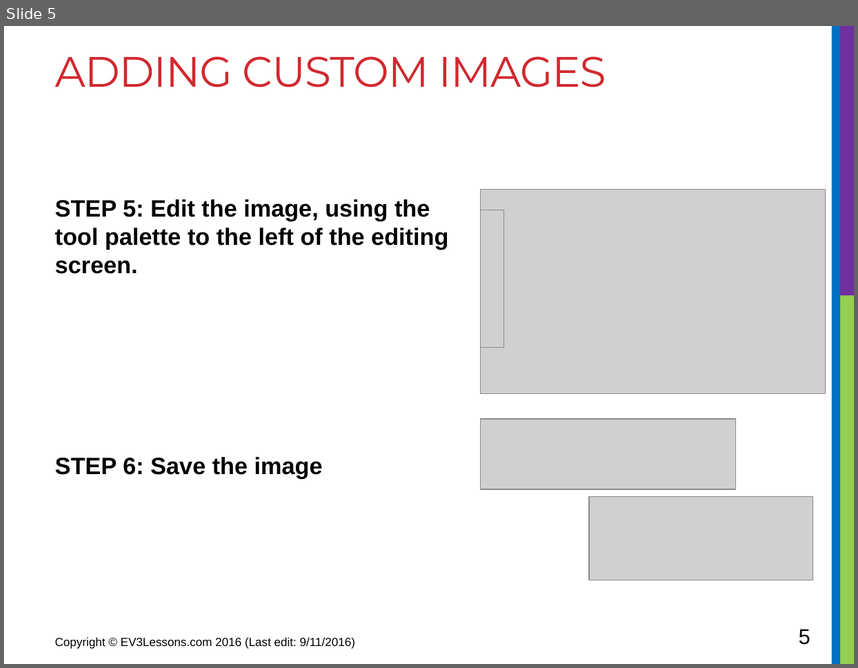
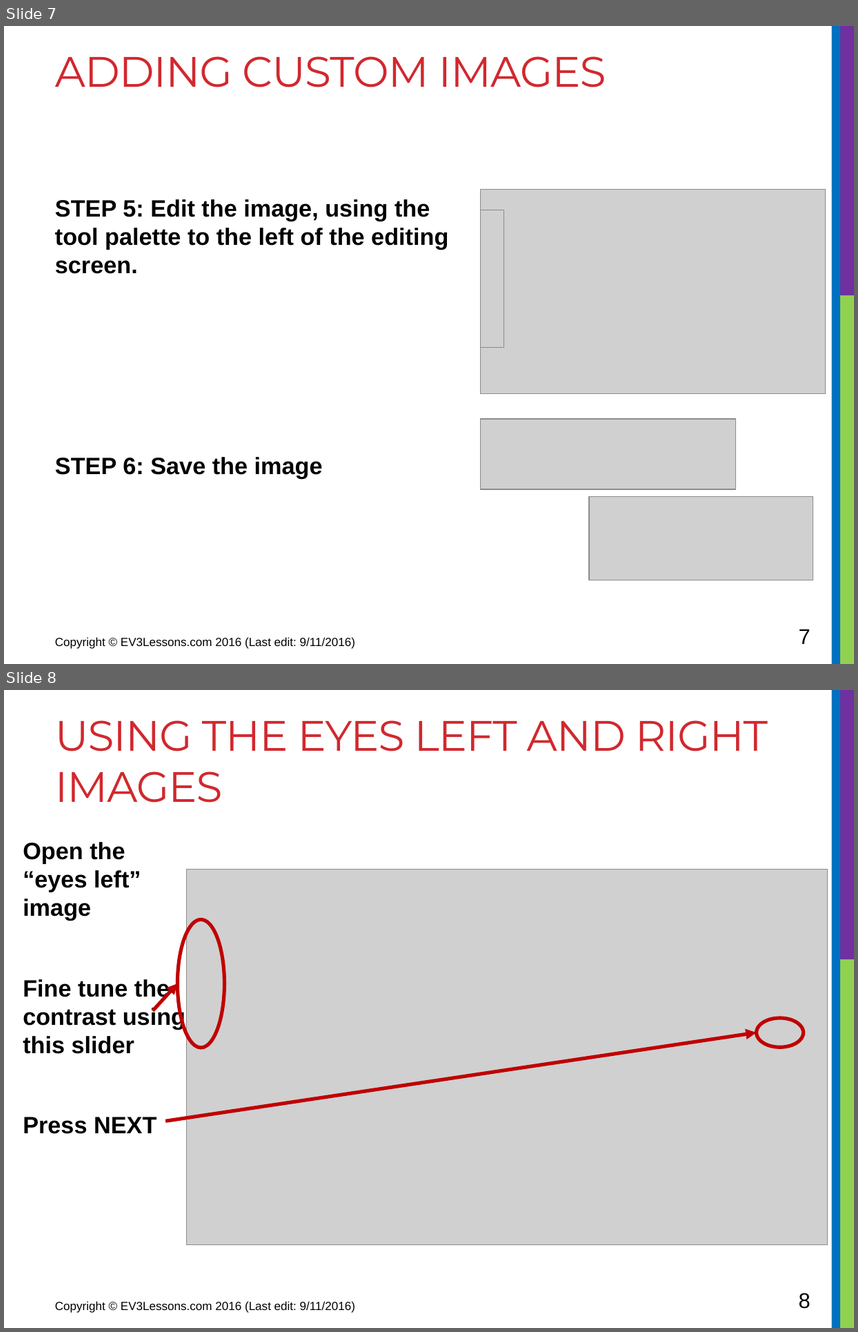
Before and after one commit to transfer99/transfer99.github.io, a slide deck: _site/15lego/CustomImagesSounds.pptx. Shown one above the other, each under a label of ours: slide 5 before the commit, slides 7 and 8 after it. The pictures are 858x668 and 858x1332 pixels, drawn with LibreOffice and Linux fonts; fonts in the diff are those of the drawing; grey boxes stand for pictures. Boxes give left, top, right and bottom in pixels: in the first picture for what was removed or moved away, otherwise in the second. Text is boxed around its words. In the diff, an @@ line names an element or a change of style, - is before the commit and + after.

Commit message:
complete NXT lesson 5
complete NXT lesson 5

```diff
--- a/_site/15lego/CustomImagesSounds.pptx
+++ b/_site/15lego/CustomImagesSounds.pptx
@@ slide 8 added at (4,690,854,1328), background #FFFFFF; not listed: 3 template elements that a slide beside it also shows @@
@@ title added at (55,720,768,802), 36 pt, text #D1282E @@
+USING THE EYES LEFT AND RIGHT IMAGES
@@ text added at (23,842,185,1134), 20 pt, text #000000, bold @@
+Open the “eyes left” image
+Fine tune the contrast using this slider
+Press NEXT
@@ picture added at (186,869,828,1245) @@
@@ ellipse added at (177,920,224,1048), outline #C00000 3 pt @@
@@ arrow added from (153, 1010) to (177, 983), #C00000 3 pt @@
@@ ellipse added at (756,1018,803,1047), outline #C00000 3 pt @@
@@ arrow added from (165, 1121) to (756, 1032), #C00000 3 pt @@
@@ text added at (55,1301,355,1312), 10 pt, text #000000 @@
+Copyright © EV3Lessons.com 2016 (Last edit: 9/11/2016)
@@ page number added at (799,1292,811,1308), 18 pt, text #000000 @@
+8
@@ what was slide 5 is now slide 7 @@
@@ page number at (799,628,811,644): text changed @@
-5
+7
```
Also in this commit, not shown: 4 other slides added, 9 other files.
